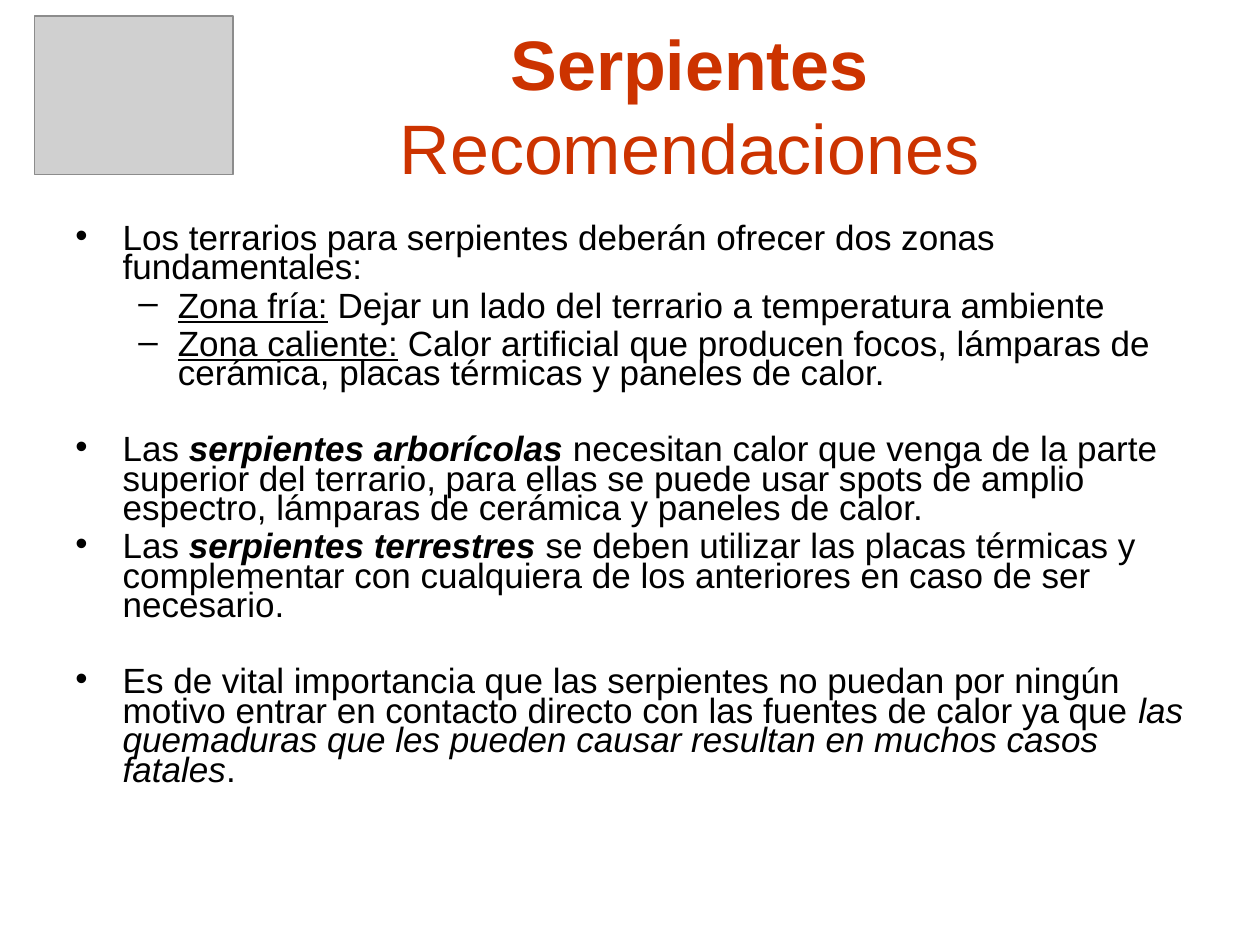
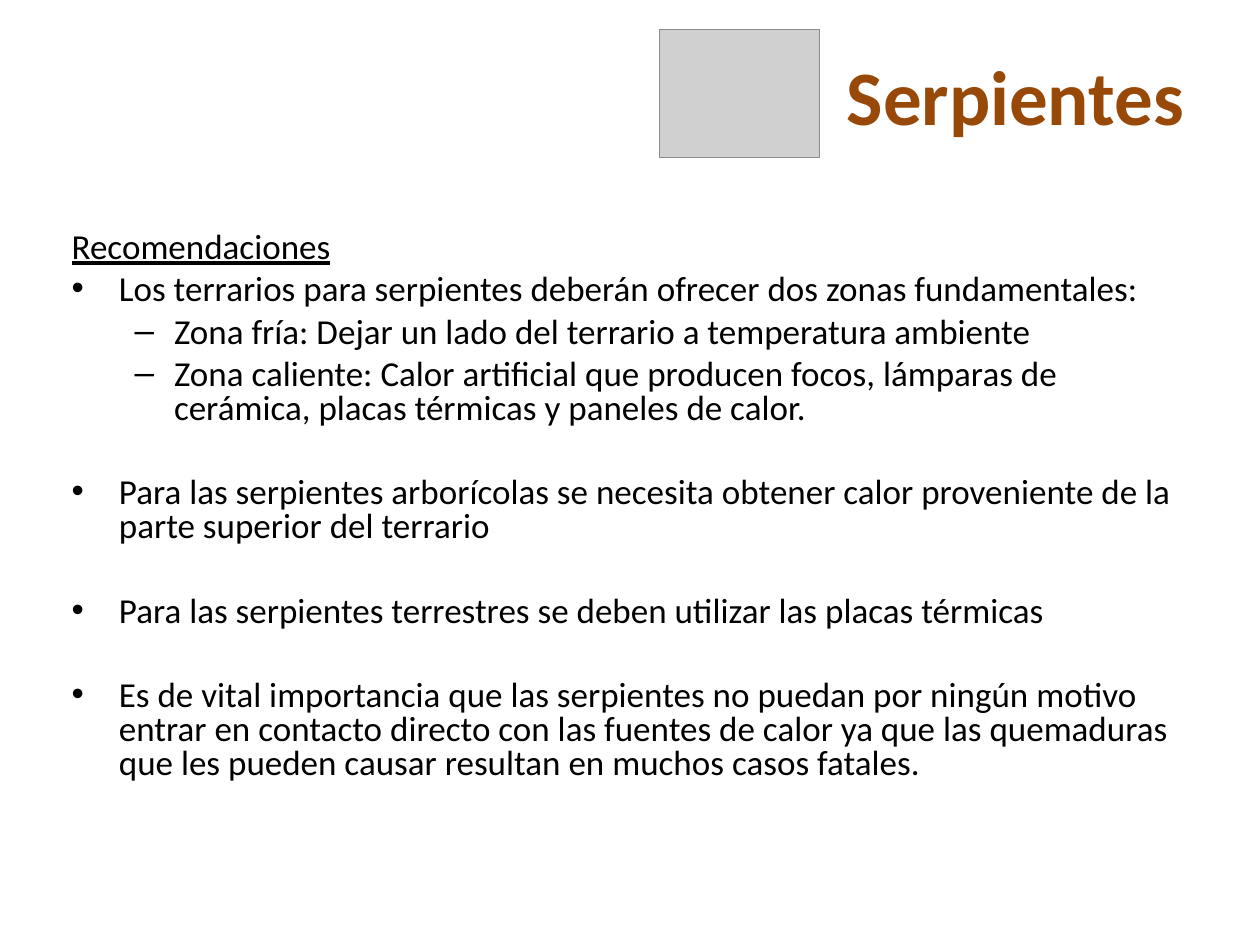
Before and after one commit to skiel85/taller-desarrollo-proyectos-i, a slide deck: slide 14 of Presentaciones/Demo Gerencial.ppt (slide 7 before the commit). Drawn at 1260x945 pixels with LibreOffice and Linux fonts; fonts in the diff are those of the drawing; grey boxes stand for pictures; background and template pictures are left out. Boxes give left, top, right and bottom in pixels: in the first picture for what was removed or moved away, otherwise in the second. Text is boxed around its words. In the diff, an @@ line names an element or a change of style, - is before the commit and + after.

```diff
--- a/Presentaciones/Demo Gerencial.ppt
+++ b/Presentaciones/Demo Gerencial.ppt
@@ picture: place and size @@
-picture at <box>34,16,233,175</box>
+picture at <box>659,29,819,158</box>
@@ title at <box>847,71,1184,137</box>: text changed; size 40 to 44 pt; font Arial to Calibri; text colour #CC3300 to #984807; bold on @@
-Serpientes Recomendaciones
+Serpientes
@@ text "Recomendaciones": place and size @@
-text "Recomendaciones" at <box>123,224,1183,783</box>
+text "Recomendaciones" at <box>72,234,1170,781</box>
@@ text at <box>72,234,331,265</box>: paragraph added @@
+Recomendaciones
@@ text at <box>119,276,1168,781</box>: font Arial to Calibri in "Los terrarios para serpientes deberán ofrecer dos ...", "Zona fría: Dejar un lado del terrario ...", "Zona caliente: Calor artificial que producen focos, ...", "Es de vital importancia que las serpientes ..."; underline off in "Zona fría:", "Zona caliente:"; italic off in "las quemaduras que les pueden causar resultan ..."; line spacing 0.7 to 0.8 @@
@@ text at <box>119,479,1170,629</box>: text changed; font Arial to Calibri @@
-• Las serpientes arborícolas necesitan calor que venga de la parte superior del terrario, para ellas se puede usar spots de amplio espectro, lámparas de cerámica y paneles de calor.
-• Las serpientes terrestres se deben utilizar las placas térmicas y complementar con cualquiera de los anteriores en caso de ser necesario.
+• Para las serpientes arborícolas se necesita obtener calor proveniente de la parte superior del terrario
+• Para las serpientes terrestres se deben utilizar las placas térmicas
```
Also in this commit, not shown: 13 other slides changed, 10 slides added, 4 slides removed.
